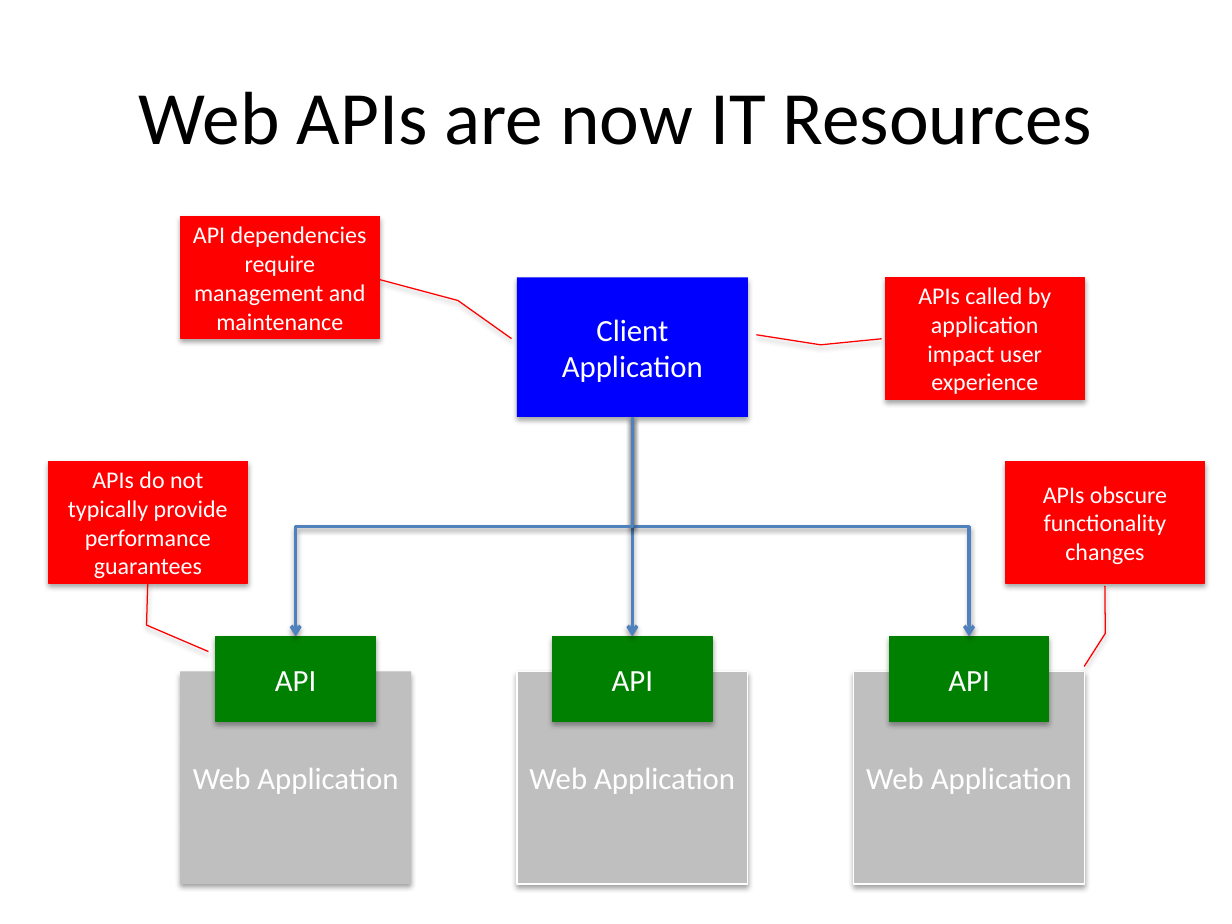
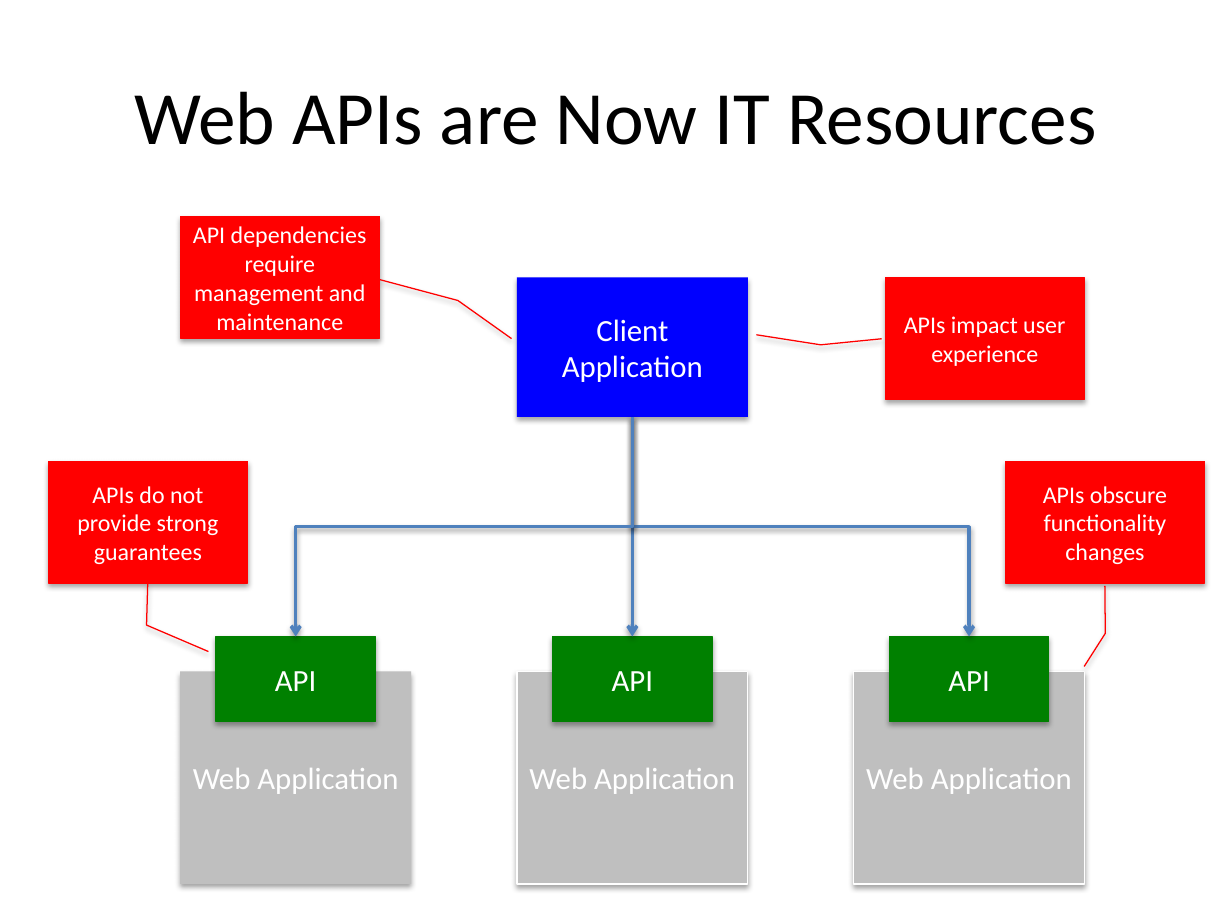
Before and after one commit to Dithn/eager-appscale, a slide deck: slide 4 of Eager/paper/socc15/cerebro_socc_presentation-v2.pptx. Drawn at 1232x924 pixels with LibreOffice and Linux fonts; fonts in the diff are those of the drawing. Boxes give left, top, right and bottom in pixels: in the first picture for what was removed or moved away, otherwise in the second. Text is boxed around its words. In the diff, an @@ line names an element or a change of style, - is before the commit and + after.

```diff
--- a/Eager/paper/socc15/cerebro_socc_presentation-v2.pptx
+++ b/Eager/paper/socc15/cerebro_socc_presentation-v2.pptx
@@ title at (134,91,1096,145): text changed @@
-Web APIs are now IT Resources
+Web APIs are Now IT Resources
@@ text in border callout at (904,316,1065,366): text changed @@
-APIs called by application impact user experience
+APIs impact user experience
@@ text in border callout at (77,486,219,564): text changed @@
-APIs do not typically provide performance guarantees
+APIs do not provide strong guarantees
```
Also in this commit, not shown: 8 other slides changed, 2 other files.
